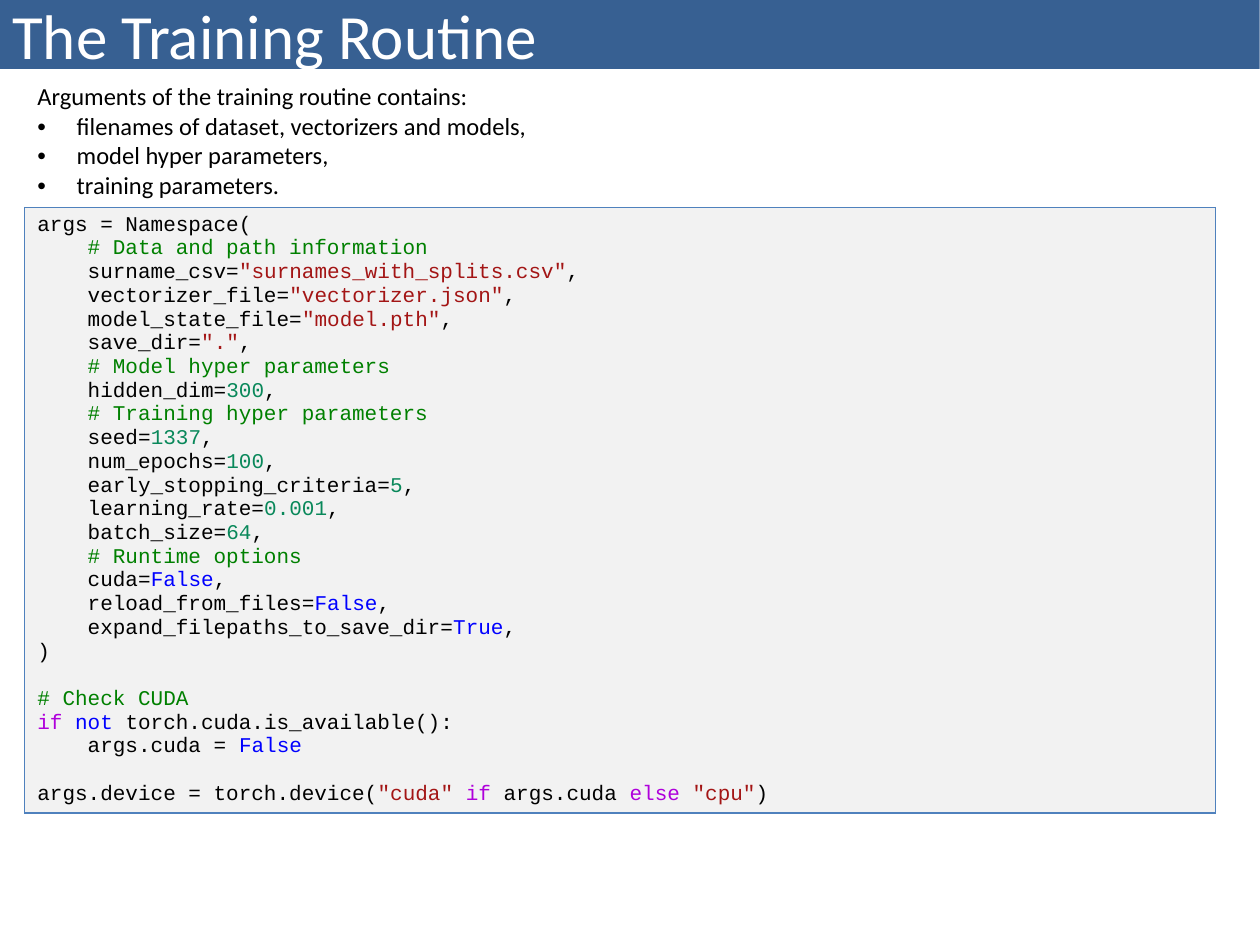
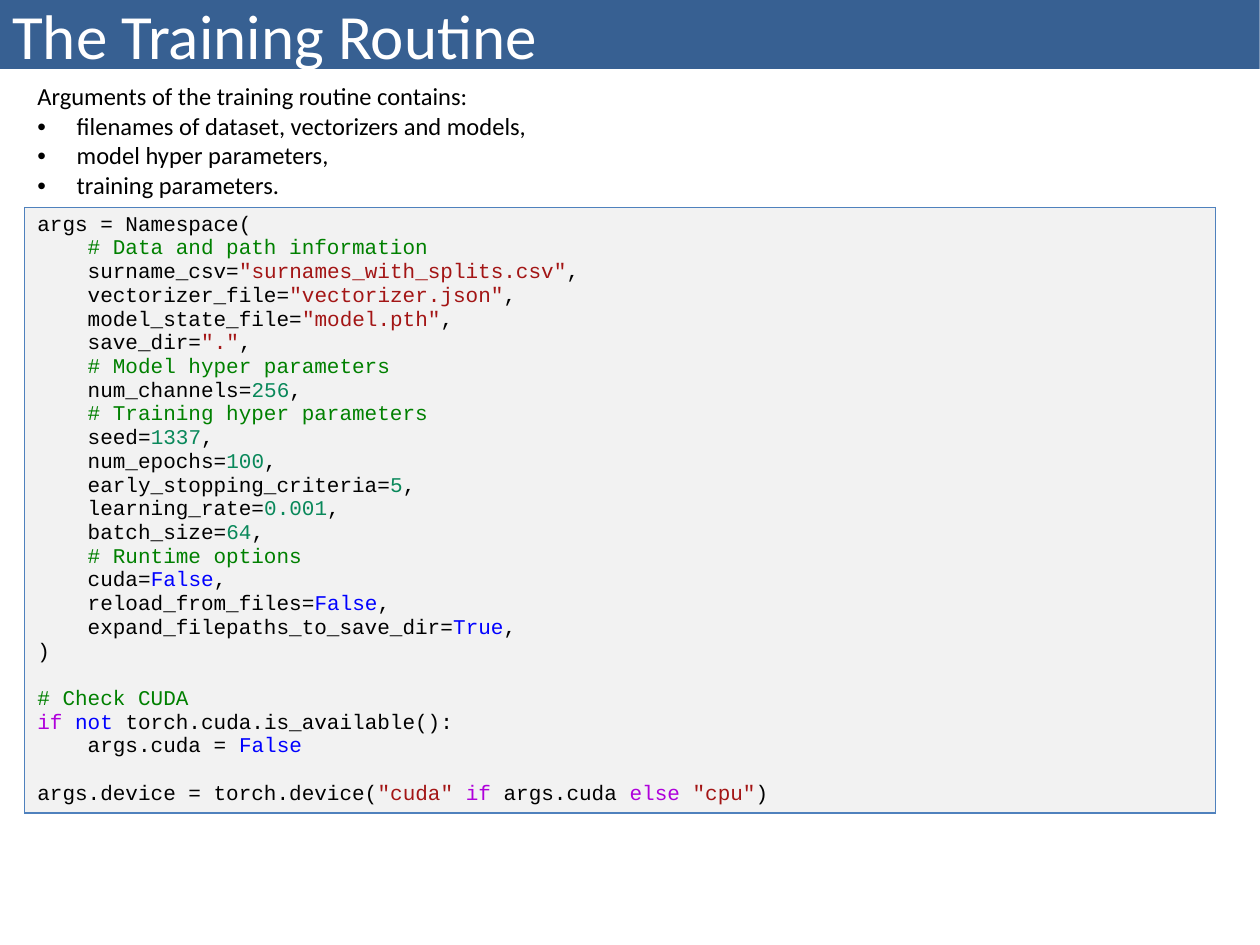
Before and after one commit to bzitko/nlp_repo, a slide deck: slide 12 of slides/nlp p03 feed forward networks/nlp p03.5 surname classification cnn.pptx (slide 11 before the commit). Drawn at 1260x945 pixels with LibreOffice and Linux fonts; fonts in the diff are those of the drawing. Boxes give left, top, right and bottom in pixels: in the first picture for what was removed or moved away, otherwise in the second. Text is boxed around its words. In the diff, an @@ line names an element or a change of style, - is before the commit and + after.

```diff
--- a/slides/nlp p03 feed forward networks/nlp p03.5 surname classification cnn.pptx
+++ b/slides/nlp p03 feed forward networks/nlp p03.5 surname classification cnn.pptx
@@ table at [25,76,1216,848] @@
@@ row 2, column 1: "args = Namespace( / # Data and path information / surname_csv="surnames_with_splits.csv", / vectorizer_file="vectorizer.json", / model_state_file="model.pth", / save_dir=".", / # Model hyper parameters / hidden_dim=300, / # Training hyper parameters / seed=1337, / num_epochs=100, / early_stopping_criteria=5, / learning_rate=0.001, / batch_size=64, / # Runtime options / cuda=False, / reload_from_files=False, / expand_filepaths_to_save_dir=True, / ) / # Check CUDA / if not torch.cuda.is_available(): / args.cuda = False / args.device = torch.device("cuda" if args.cuda else "cpu")" to "args = Namespace( / # Data and path information / surname_csv="surnames_with_splits.csv", / vectorizer_file="vectorizer.json", / model_state_file="model.pth", / save_dir=".", / # Model hyper parameters / num_channels=256, / # Training hyper parameters / seed=1337, / num_epochs=100, / early_stopping_criteria=5, / learning_rate=0.001, / batch_size=64, / # Runtime options / cuda=False, / reload_from_files=False, / expand_filepaths_to_save_dir=True, / ) / # Check CUDA / if not torch.cuda.is_available(): / args.cuda = False / args.device = torch.device("cuda" if args.cuda else "cpu")" @@
```
Also in this commit, not shown: 1 other slide changed, 1 slide added, 1 other file.
